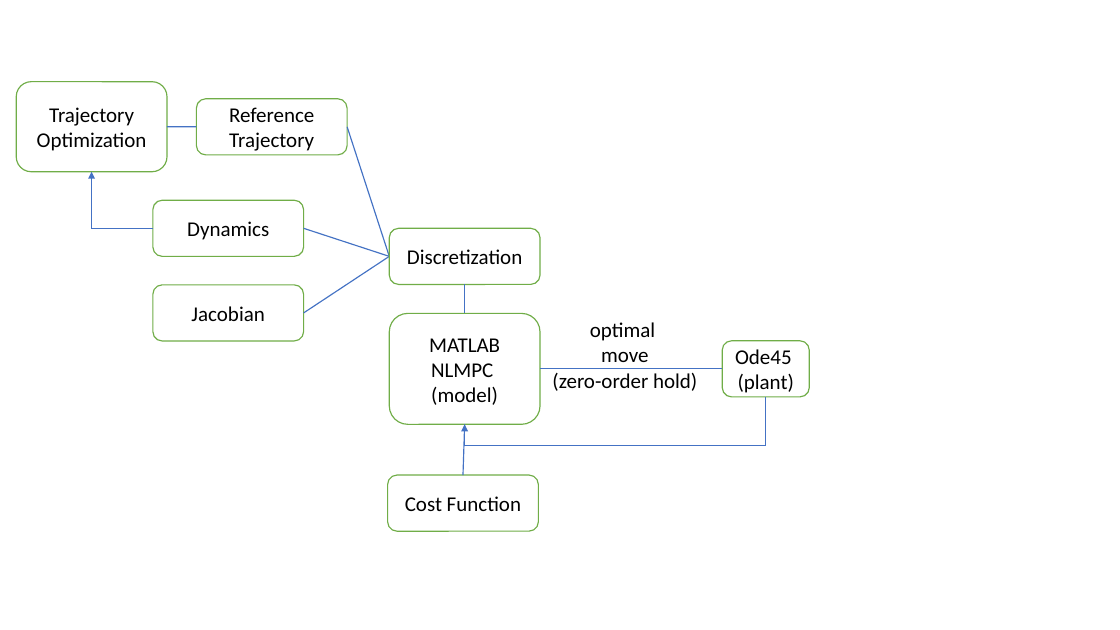
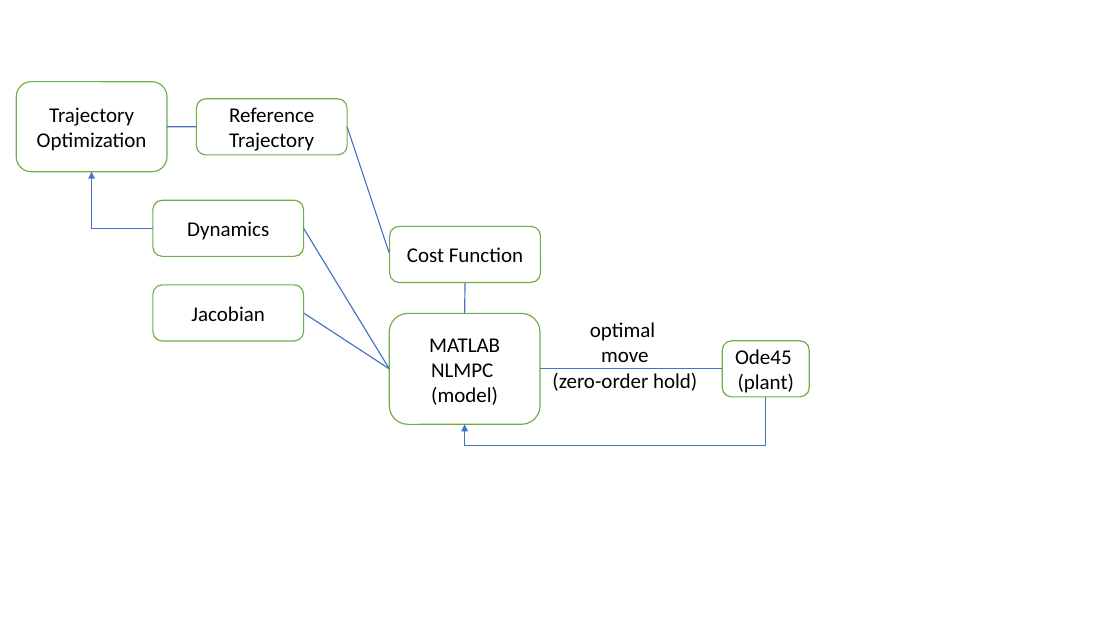
Before and after one commit to scm-codes/rocket-landing-using-MPC, a slide deck: slide 1 of material/WorkProgress.pptx. Drawn at 1120x630 pixels with LibreOffice and Linux fonts; fonts in the diff are those of the drawing. Boxes give left, top, right and bottom in pixels: in the first picture for what was removed or moved away, otherwise in the second. Text is boxed around its words. In the diff, an @@ line names an element or a change of style, - is before the commit and + after.

```diff
--- a/material/WorkProgress.pptx
+++ b/material/WorkProgress.pptx
@@ line moved from (303, 229) - (389, 256) to (303, 229) - (389, 369) @@
@@ rounded rectangle removed at bbox=[389, 229, 539, 285] @@
-Discretization
@@ rounded rectangle "Cost Function": place and size @@
-rounded rectangle "Cost Function" at bbox=[387, 476, 538, 532]
+rounded rectangle "Cost Function" at bbox=[390, 226, 540, 282]
@@ line moved from (303, 313) - (389, 256) to (303, 313) - (389, 369) @@
@@ line removed from (463, 476) to (465, 424) @@
```
Also in this commit, not shown: 2 slides added, 13 other files.
